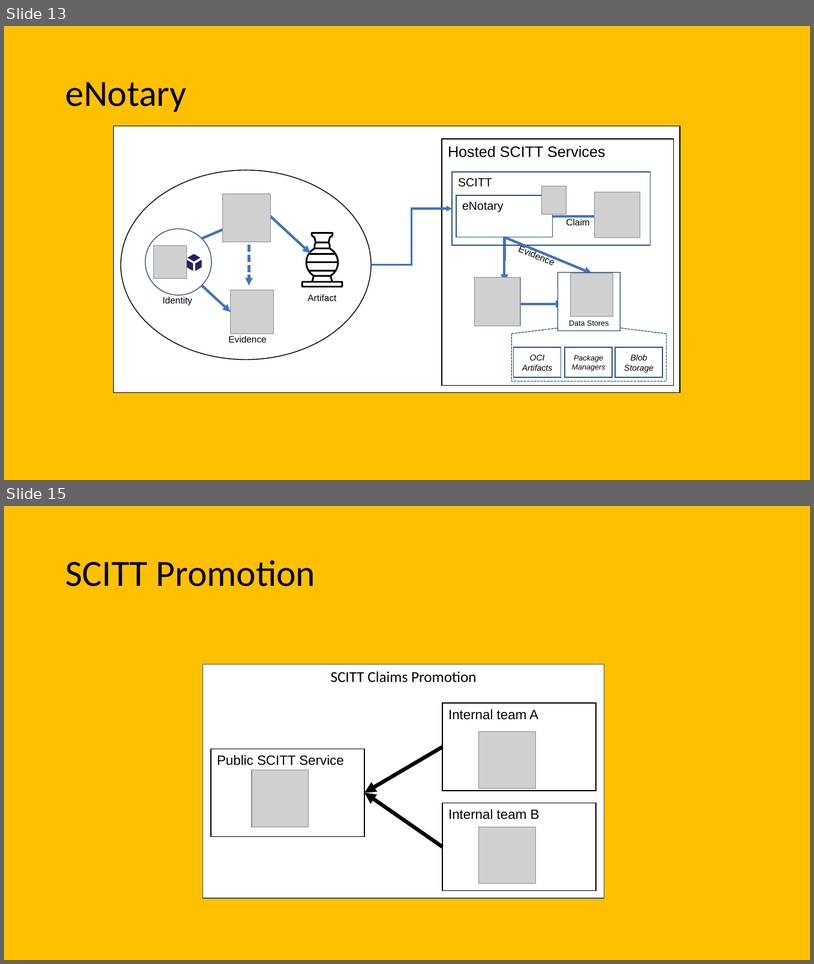
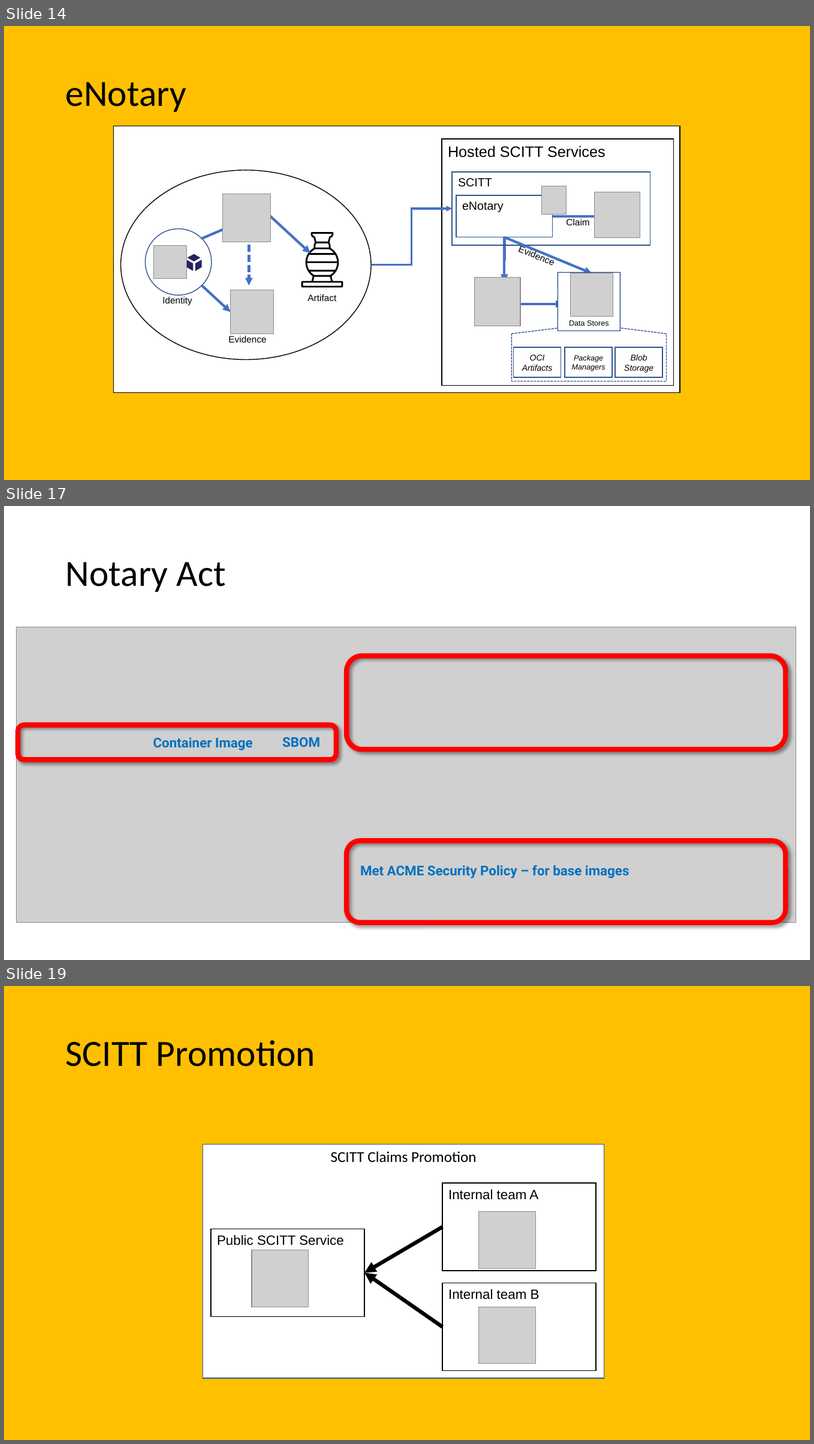
Before and after one commit to ietf-scitt/presentations, a slide deck: assets/scitt-assets.pptx. Shown one above the other, each under a label of ours: slides 13 and 15 before the commit, slides 14, 17 and 19 after it; the slides between them are not shown. The pictures are 814x964 and 814x1444 pixels, drawn with LibreOffice and Linux fonts; fonts in the diff are those of the drawing; grey boxes stand for pictures. Boxes give left, top, right and bottom in pixels: in the first picture for what was removed or moved away, otherwise in the second. Text is boxed around its words. In the diff, an @@ line names an element or a change of style, - is before the commit and + after.

```diff
--- a/assets/scitt-assets.pptx
+++ b/assets/scitt-assets.pptx
@@ slide 17 added at <box>4,506,810,960</box>, background #FFFFFF @@
@@ title added at <box>65,562,226,592</box>, 44 pt, text #000000 @@
+Notary Act
@@ picture added at <box>16,627,797,922</box> @@
@@ rounded rectangle added at <box>347,656,786,750</box>, outline #FF0000 6 pt @@
@@ rounded rectangle added at <box>18,725,336,759</box>, outline #FF0000 6 pt @@
@@ text added at <box>153,737,253,750</box>, 16 pt, text #0070C0, bold @@
+Container Image
@@ text added at <box>282,737,320,747</box>, 16 pt, text #0070C0, bold @@
+SBOM
@@ rounded rectangle added at <box>347,841,786,922</box>, outline #FF0000 6 pt @@
@@ text added at <box>360,865,630,878</box>, 16 pt, text #0070C0, bold @@
+Met ACME Security Policy – for base images
@@ what was slide 13 is now slide 14 @@
@@ what was slide 15 is now slide 19 @@
```
Also in this commit, not shown: 4 slides changed, 5 other slides added, 1 slide removed.
